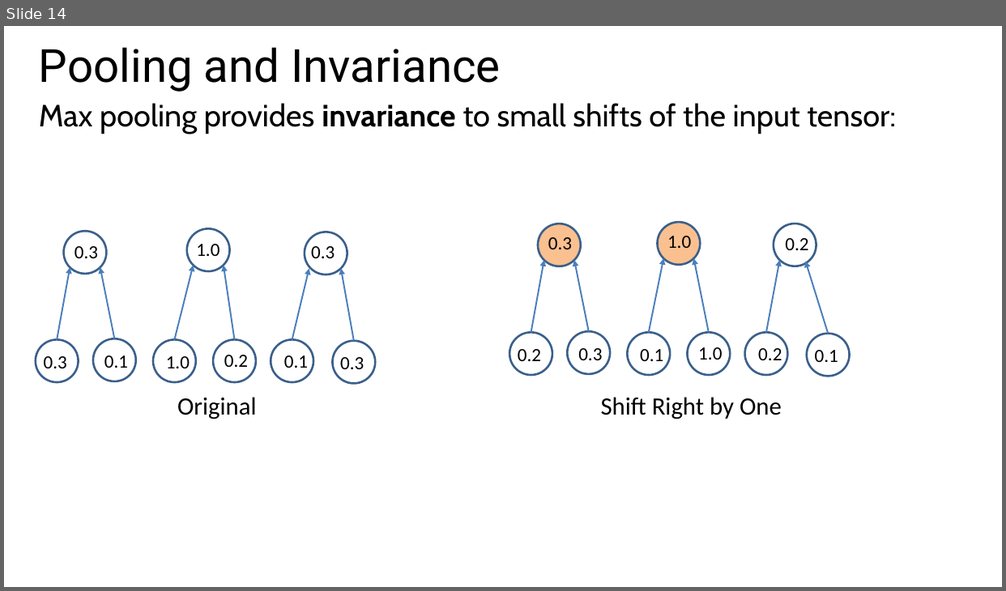
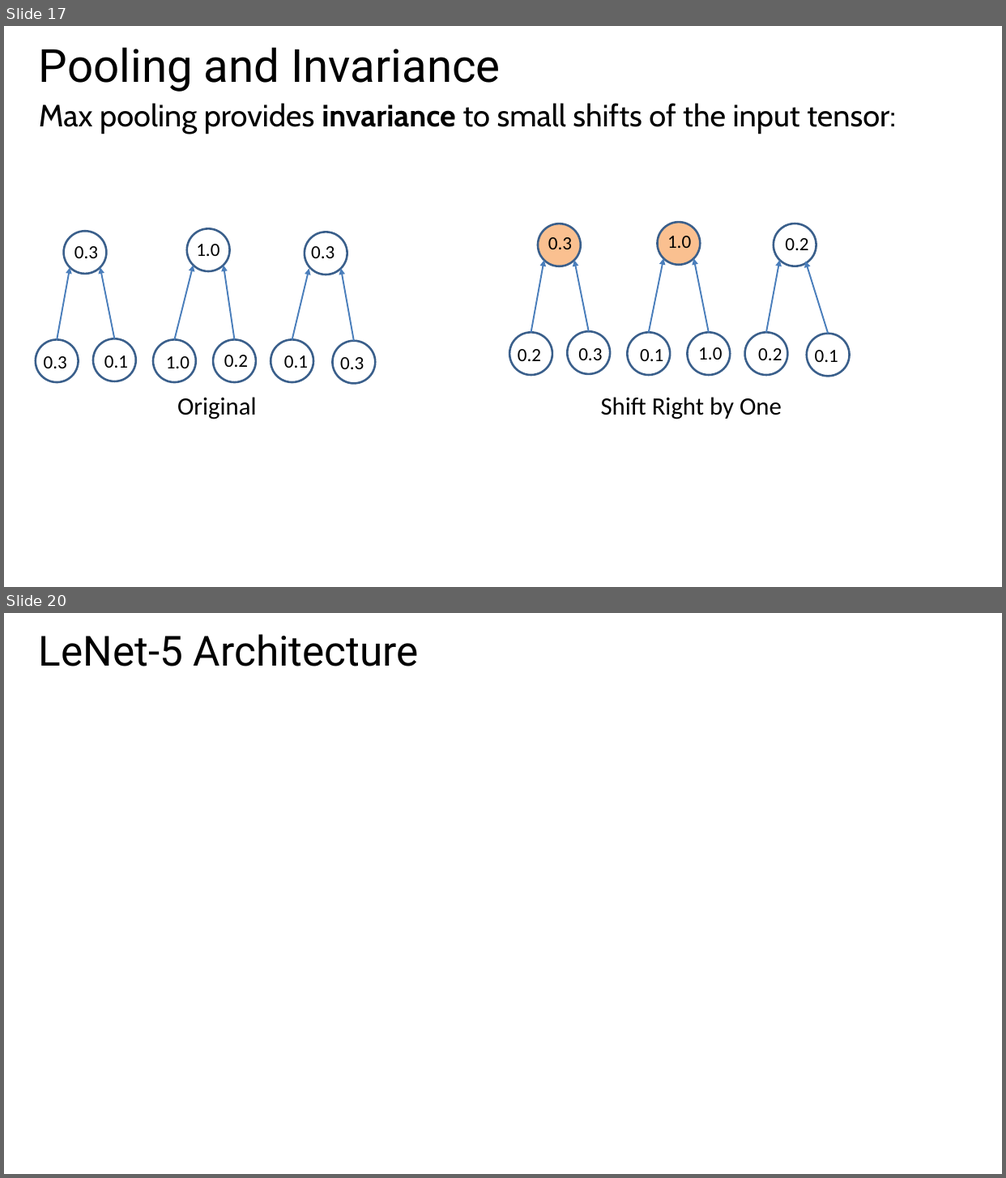
Before and after one commit to StephenElston/CSCI-E25, a slide deck: Slides/6_ConvolutionalNNs.pptx. Shown one above the other, each under a label of ours: slide 14 before the commit, slides 17 and 20 after it; the slides between them are not shown. The pictures are 1006x591 and 1006x1178 pixels, drawn with LibreOffice and Linux fonts; fonts in the diff are those of the drawing; grey boxes stand for pictures. Boxes give left, top, right and bottom in pixels: in the first picture for what was removed or moved away, otherwise in the second. Text is boxed around its words. In the diff, an @@ line names an element or a change of style, - is before the commit and + after.

```diff
--- a/Slides/6_ConvolutionalNNs.pptx
+++ b/Slides/6_ConvolutionalNNs.pptx
@@ slide 20 added at (4, 613, 1002, 1174), background #FFFFFF @@
@@ title added at (39, 634, 419, 666), 40 pt, text #000000 @@
+LeNet-5 Architecture
@@ what was slide 14 is now slide 17 @@
```
Also in this commit, not shown: 1 slide changed, 5 other slides added, 1 other file.
